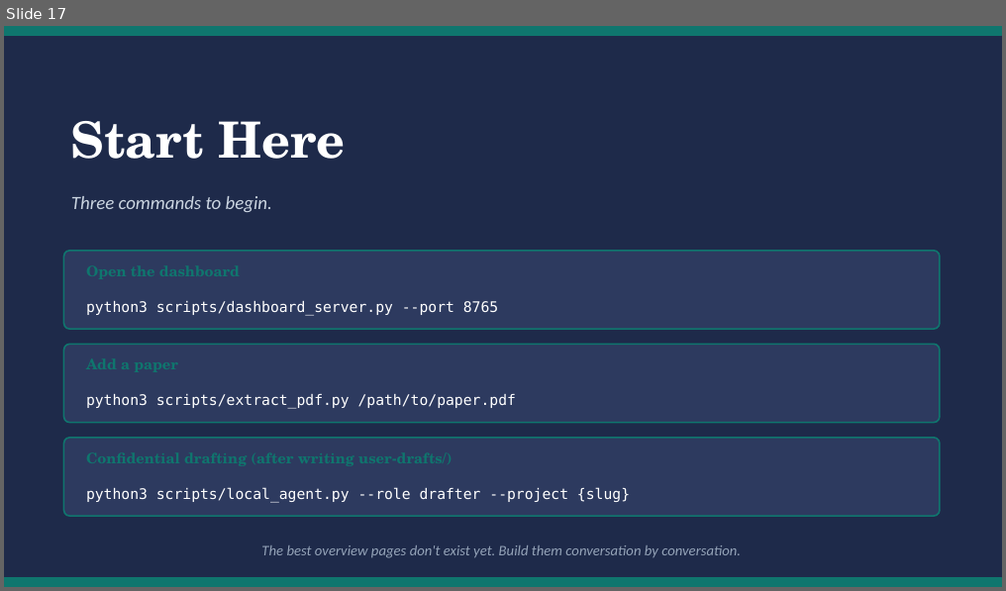
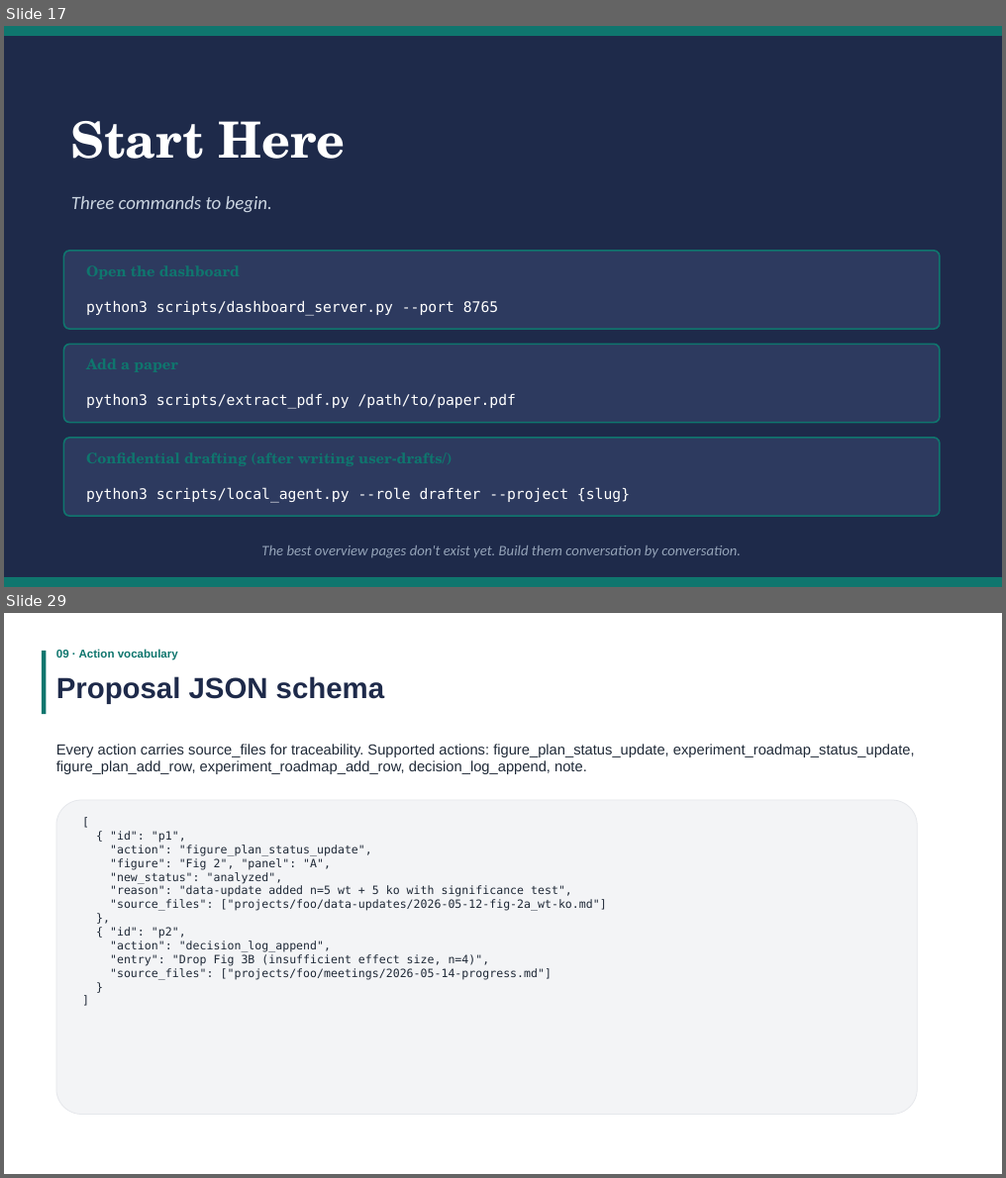
Before and after one commit to hyungeun-shimm/llm-wiki-research-stack, a slide deck: _system/docs/System_Philosophy_Guide.pptx. Shown one above the other, each under a label of ours: slide 17 before the commit, slides 17 and 29 after it; the slides between them are not shown. The pictures are 1006x591 and 1006x1178 pixels, drawn with LibreOffice and Linux fonts; fonts in the diff are those of the drawing. Boxes give left, top, right and bottom in pixels: in the first picture for what was removed or moved away, otherwise in the second. Text is boxed around its words. In the diff, an @@ line names an element or a change of style, - is before the commit and + after.

```diff
--- a/_system/docs/System_Philosophy_Guide.pptx
+++ b/_system/docs/System_Philosophy_Guide.pptx
@@ slide 29 added at box(4, 613, 1002, 1174), background #FFFFFF @@
@@ rectangle added at box(42, 651, 46, 714), fill #0F766E @@
@@ text added at box(56, 649, 178, 661), 11 pt, text #0F766E, bold @@
+09 · Action vocabulary
@@ text added at box(56, 676, 384, 703), 28 pt, text #1E2A4A, bold @@
+Proposal JSON schema
@@ text added at box(56, 744, 915, 774), 14 pt, text #1F2937 @@
+Every action carries source_files for traceability. Supported actions: figure_plan_status_update, experiment_roadmap_status_update, figure_plan_add_row, experiment_roadmap_add_row, decision_log_append, note.
@@ rounded rectangle added at box(56, 800, 918, 1115), fill #F3F4F6, outline #E5E7EB 0.75 pt @@
@@ text added at box(110, 831, 607, 979), 11 pt, text #1F2937 @@
+[
+{ "id": "p1",
+"action": "figure_plan_status_update",
+"figure": "Fig 2", "panel": "A",
+"new_status": "analyzed",
+"reason": "data-update added n=5 wt + 5 ko with significance test",
+"source_files": ["projects/foo/data-updates/2026-05-12-fig-2a_wt-ko.md"]
+},
+{ "id": "p2",
+"action": "decision_log_append",
+"entry": "Drop Fig 3B (insufficient effect size, n=4)",
+"source_files": ["projects/foo/meetings/2026-05-14-progress.md"]
+}
+]
```
Also in this commit, not shown: 12 other slides added, 29 other files.
